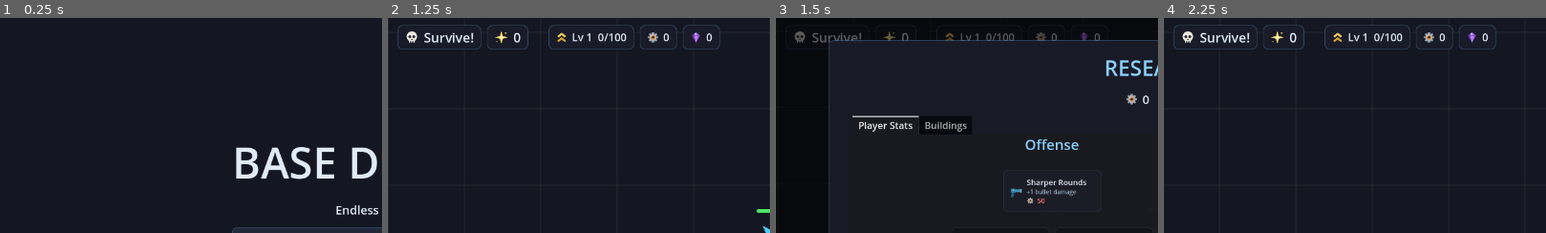
Above: before the commit, frames 1-4 (left to right).
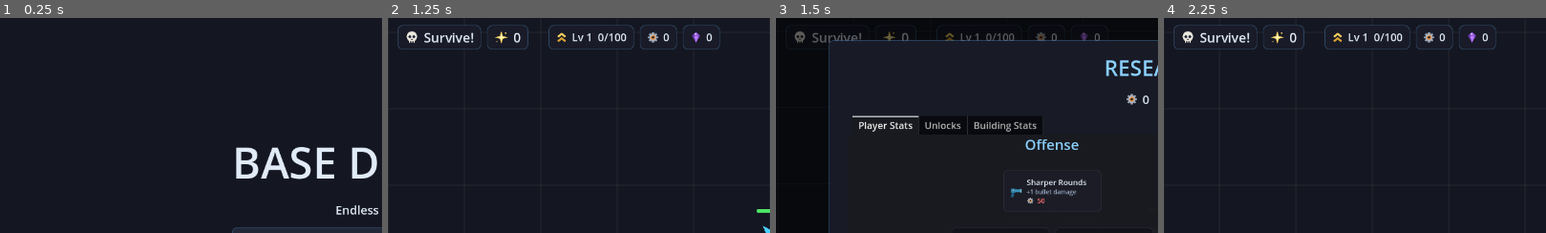
Above: after the commit, the same moments.

Repository: holgerson97/bug-defense
Game: Godot game, scene res://scenes/main_menu.tscn
The game is run twice, just before and just after one commit, with the same random seed, the same clock (stepped at 60 frames per second) and the same inputs.
Inputs (mouse positions are % of the whole screen's width and height, from its top left):
- Up to frame 1 (0.25 s): no input
- Up to frame 2 (1.25 s): click "Play" at 0.5 s
- Up to frame 3 (1.5 s): click "Research (T)" at 1.25 s
- Up to frame 4 (2.25 s): tap Enter at 2 s; move the mouse to (72, 45) at 2.02 s; hold D (move_right) from 2.03 s (still down); hold T (research) from 2.03 s (still down)
The pictures show only the part of the screen within x 0-50%, y 0-50%; the shares and areas given below are measured in that part.

Frames 1-2 are identical in both runs. In frame 3, 0.5% of the frame differs, in the area x 39-69%, y 45-55%; in frame 4, nothing differs.

Commit message:
Research: three fixed-size tabs (Player Stats / Unlocks / Building Stats)
Co-Authored-By: Claude Fable 5 <noreply@anthropic.com>

Diff:
--- a/scenes/research_panel.tscn
+++ b/scenes/research_panel.tscn
@@ -97,6 +97,7 @@
 
 [node name="Tabs" type="TabContainer" parent="Center/Panel/Margin/VBox"]
 layout_mode = 2
+use_hidden_tabs_for_min_size = true
 theme_override_font_sizes/font_size = 16
 
 [node name="CloseButton" type="Button" parent="Center/Panel/Margin/VBox"]
--- a/scripts/research_panel.gd
+++ b/scripts/research_panel.gd
@@ -9,7 +9,8 @@
 
 const TAB_DEFS := [
 	{"title": "Player Stats", "branches": ["Offense", "Pilot"]},
-	{"title": "Buildings", "branches": ["Industry", "Engineering"]},
+	{"title": "Unlocks", "branches": ["Industry"]},
+	{"title": "Building Stats", "branches": ["Engineering"]},
 ]
 
 var _buttons: Dictionary = {}
